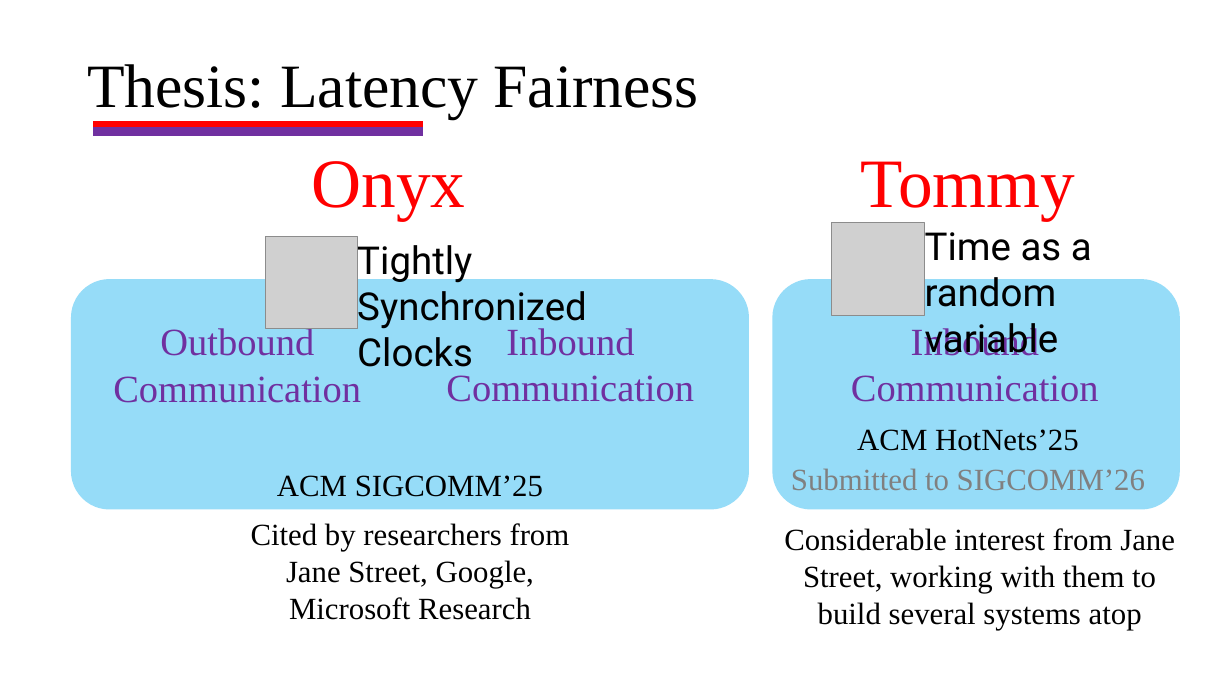
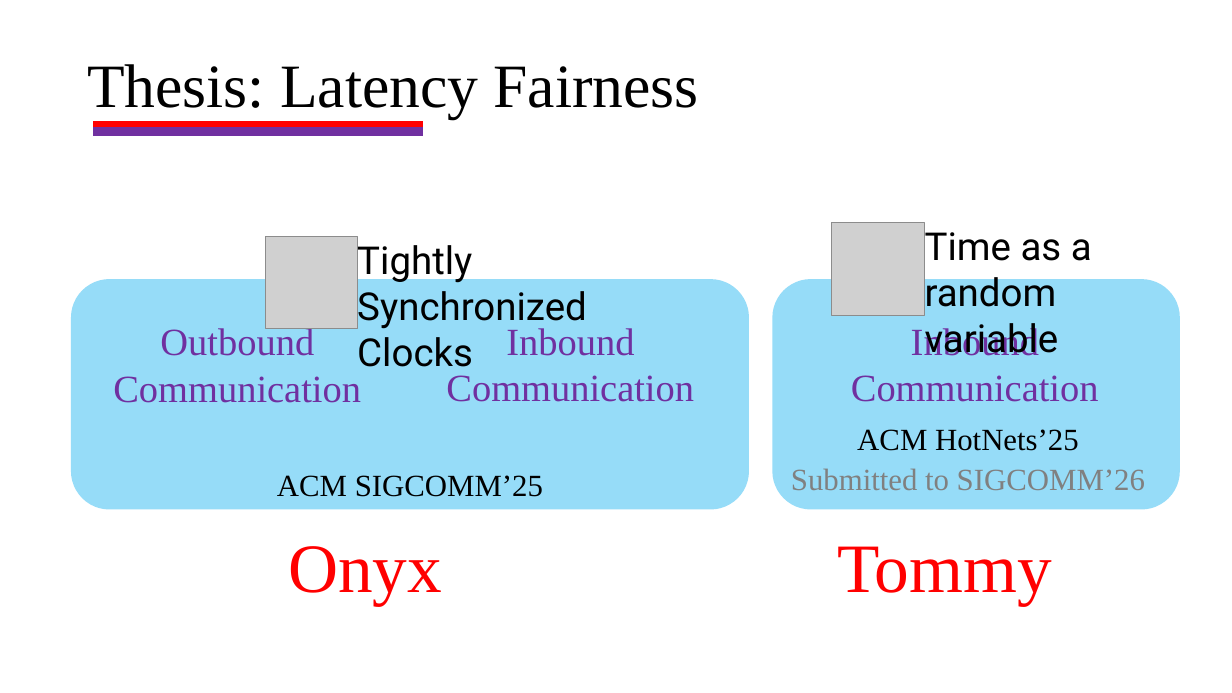
Before and after one commit to HaseebLUMS/Onyx-Presentation, a slide deck: slide 22 of thesis-latency-fairness.pptx. Drawn at 1232x693 pixels with LibreOffice and Linux fonts; fonts in the diff are those of the drawing; grey boxes stand for pictures. Boxes give left, top, right and bottom in pixels: in the first picture for what was removed or moved away, otherwise in the second. Text is boxed around its words. In the diff, an @@ line names an element or a change of style, - is before the commit and + after.

Commit message:
update presentation

```diff
--- a/thesis-latency-fairness.pptx
+++ b/thesis-latency-fairness.pptx
@@ text "Onyx": place and size @@
-text "Onyx" at <box>311,161,465,220</box>
+text "Onyx" at <box>288,546,442,606</box>
@@ text removed at <box>251,523,570,620</box> @@
-Cited by researchers from Jane Street, Google, Microsoft Research
@@ text "Tommy": place and size @@
-text "Tommy" at <box>861,161,1075,220</box>
+text "Tommy" at <box>837,546,1051,606</box>
@@ text removed at <box>784,528,1175,630</box> @@
-Considerable interest from Jane Street, working with them to build several systems atop
```
Also in this commit, not shown: 1 other slide changed.
